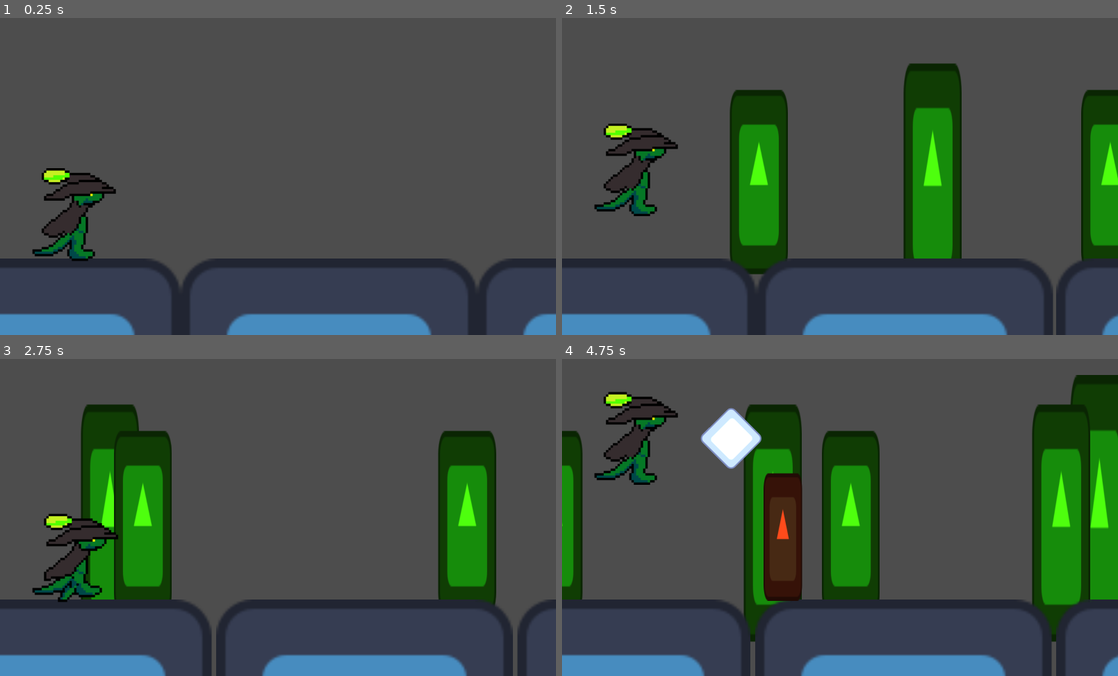
Above: before the commit, frames 1-4 (two rows, left to right).
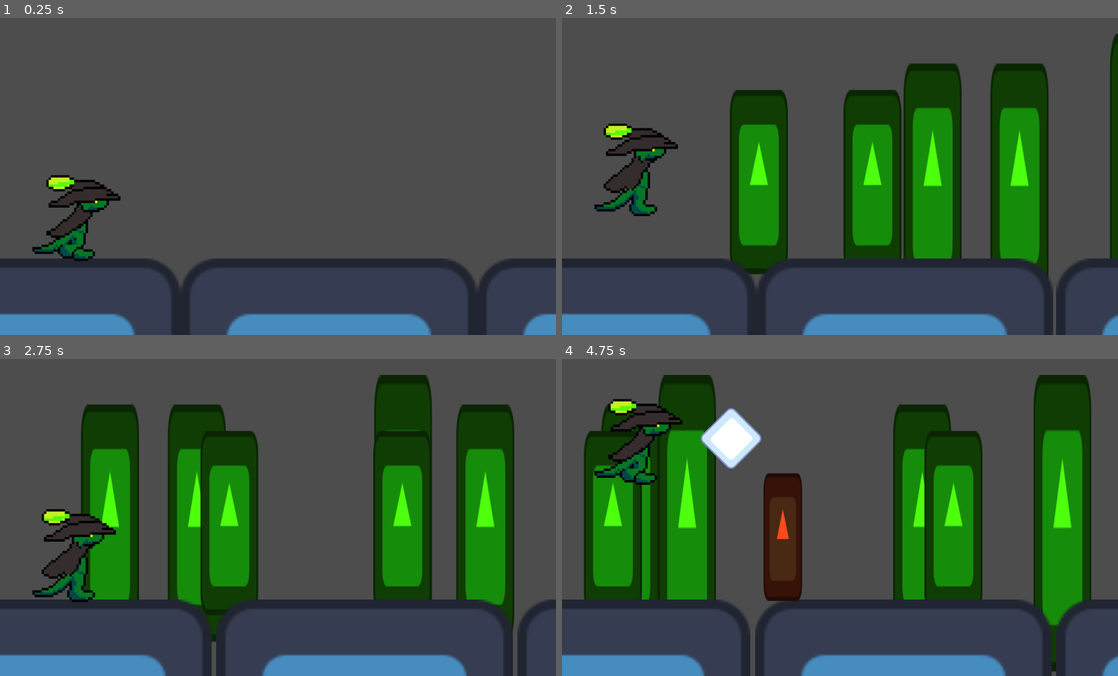
Above: after the commit, the same moments.

Repository: irmozius/UnhingedGekko
Game: Godot game, scene res://game_data/worlds/GameWorld.tscn
Same seed, same stepped clock (60 frames per second), same inputs: the game is played once before the commit and once after it. The engine's default icon, where the game draws it, is replaced by a stand-in: a white triangle on a blue panel in a dark square.
Inputs:
- Up to frame 1 (0.25 s): no input
- Up to frame 2 (1.5 s): tap Space (slash) at 0.6, 1.35 s; tap Up (jump) at 0.77 s
- Up to frame 3 (2.75 s): tap Up (jump) at 1.52 s; tap Space (slash) at 2.1 s
- Up to frame 4 (4.75 s): tap Space (slash) at 2.85, 3.6, 4.35 s; tap Up (jump) at 3.02, 3.77, 4.52 s

The runs differ from the first frame. In frame 1, 1.7% of the frame differs, in the area x 5-22%, y 47-77%; in frame 2, 16%; in frame 3, 30%; in frame 4, 41%, in the area x 0-100%, y 5-99%.

Commit message:
Tweaked BG spawning

Diff:
--- a/game_data/entities/characters/gekko.tscn
+++ b/game_data/entities/characters/gekko.tscn
@@ -44,7 +44,7 @@
 scale = Vector2(0.25, 0.25)
 sprite_frames = SubResource("SpriteFrames_thimi")
 autoplay = "default"
-frame_progress = 0.7609038
+frame_progress = 0.493041
 
 [node name="CollisionShape2D" type="CollisionShape2D" parent="." unique_id=1760843867]
 shape = SubResource("RectangleShape2D_p6orh")
--- a/game_data/entities/props/bg_tree.gd
+++ b/game_data/entities/props/bg_tree.gd
@@ -1,3 +1,4 @@
+class_name BGTree
 extends Node2D
 
 var speed : float = 200
--- a/game_data/worlds/fake_parallax.gd
+++ b/game_data/worlds/fake_parallax.gd
@@ -1,3 +1,4 @@
+class_name FakeParallax
 extends Node2D
 
 const BG_TREE = preload("uid://b8d56wreq86qy")
@@ -14,9 +15,9 @@
 	spawn_tree("close")
 	spawn_tree("mid")
 	spawn_tree("far ")
-	close_timer.start(randf_range(0.5,1.2))
-	mid_timer.start(randf_range(1.2,3))
-	far_timer.start(randf_range(2,4))
+	close_timer.start(randf_range(0.1,0.4))
+	mid_timer.start(randf_range(0.2,0.5))
+	far_timer.start(randf_range(0.3,0.8))
 
 func spawn_tree(dis : String):
 	var tree : Node2D = BG_TREE.instantiate()
--- a/game_data/worlds/ui.gd
+++ b/game_data/worlds/ui.gd
@@ -1,3 +1,4 @@
+class_name UI
 extends CanvasLayer
 
 @onready var died_screen: PanelContainer = $DiedScreen
